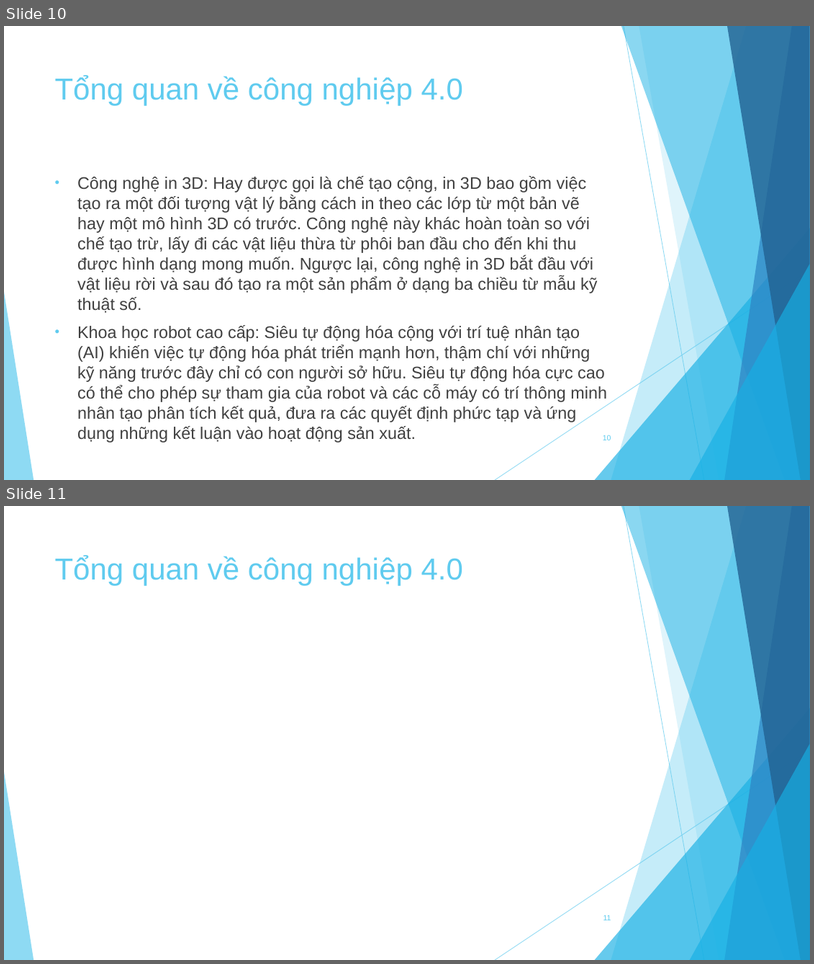
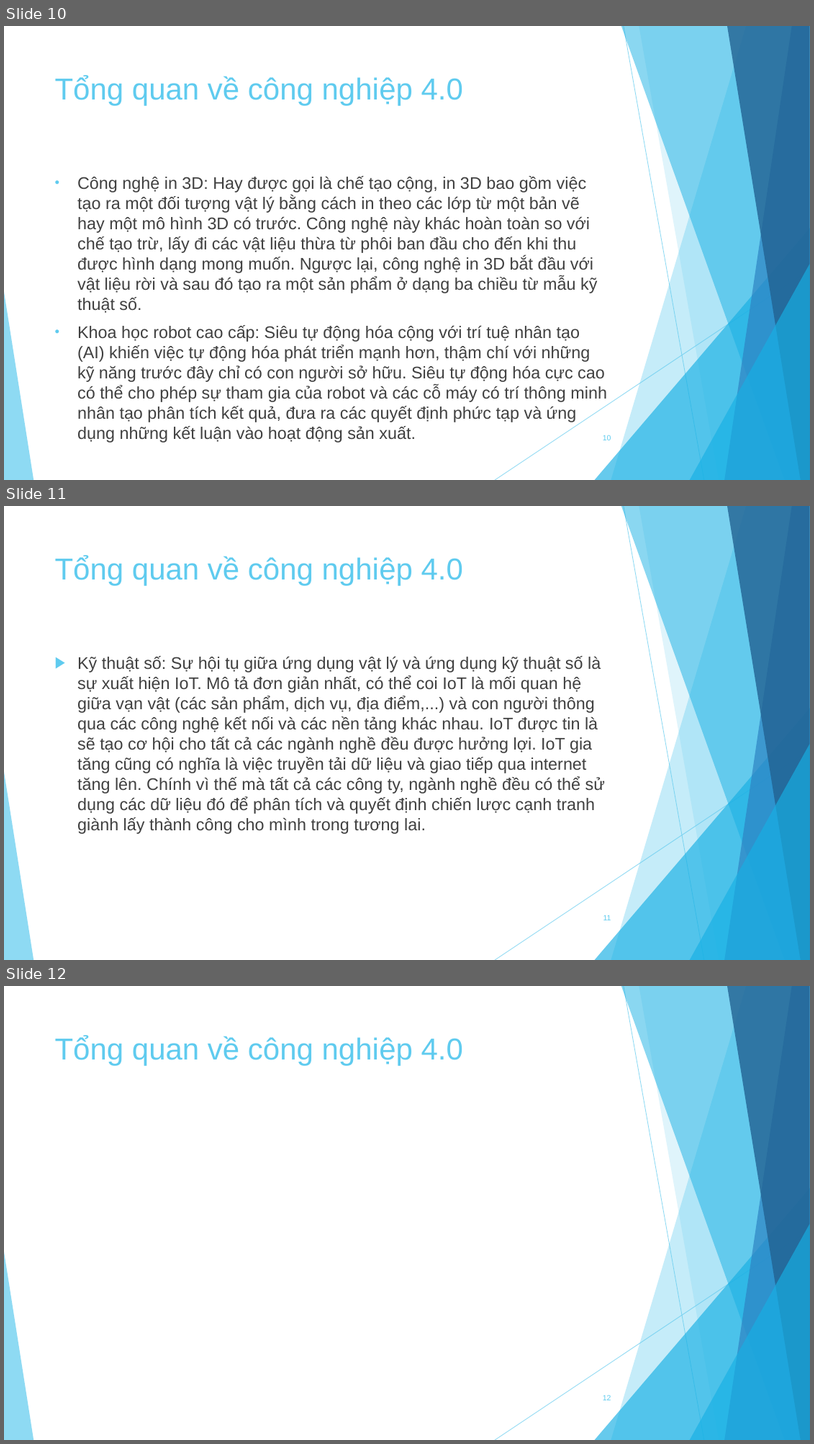
Before and after one commit to knst18ck2/KNST, a slide deck: Báo cáo.pptx. Shown one above the other, each under a label of ours: slides 10 and 11 before the commit, slides 10, 11 and 12 after it. The pictures are 814x964 and 814x1444 pixels, drawn with LibreOffice and Linux fonts; fonts in the diff are those of the drawing. Boxes give left, top, right and bottom in pixels: in the first picture for what was removed or moved away, otherwise in the second. Text is boxed around its words. In the diff, an @@ line names an element or a change of style, - is before the commit and + after.

Commit message:
update nhan to thuc day p2

```diff
--- a/Báo cáo.pptx
+++ b/Báo cáo.pptx
@@ slide 11 added at <box>4,506,810,960</box>, background #FFFFFF; not listed: 10 template elements that a slide beside it also shows @@
@@ title added at <box>55,555,463,585</box>, 36 pt, text #5FCBEF @@
+Tổng quan về công nghiệp 4.0
@@ text added at <box>77,656,605,834</box>, 20 pt, text #404040 @@
+▶ Kỹ thuật số: Sự hội tụ giữa ứng dụng vật lý và ứng dụng kỹ thuật số là sự xuất hiện IoT. Mô tả đơn giản nhất, có thể coi IoT là mối quan hệ giữa vạn vật (các sản phẩm, dịch vụ, địa điểm,...) và con người thông qua các công nghệ kết nối và các nền tảng khác nhau. IoT được tin là sẽ tạo cơ hội cho tất cả các ngành nghề đều được hưởng lợi. IoT gia tăng cũng có nghĩa là việc truyền tải dữ liệu và giao tiếp qua internet tăng lên. Chính vì thế mà tất cả các công ty, ngành nghề đều có thể sử dụng các dữ liệu đó để phân tích và quyết định chiến lược cạnh tranh giành lấy thành công cho mình trong tương lai.
@@ page number added at <box>604,915,612,920</box>, 9 pt, text #5FCBEF @@
+11
@@ what was slide 11 is now slide 12 @@
@@ page number at <box>603,1394,612,1400</box>: text changed @@
-11
+12
```
